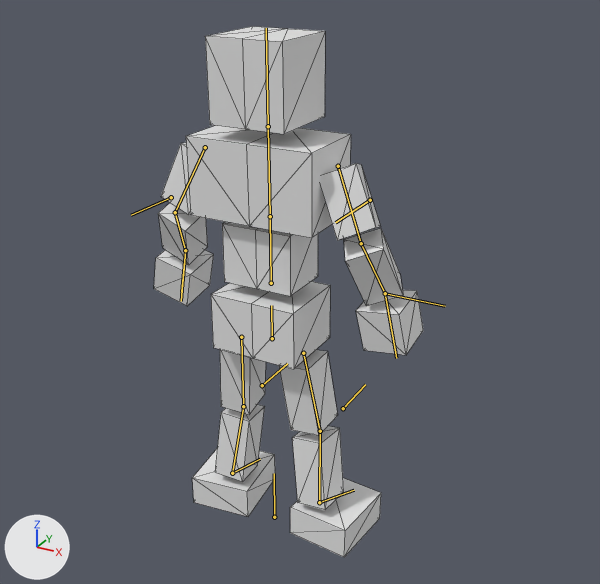
The glTF model BrowserGame/public/models/animateblend3.glb, before and after one commit.
Before and after are seen from a camera (50 mm lens) standing at (10.23, -17.06, 11.14) and looking at (0.51, 0.61, 2.31). The lights are fixed; the arrows at lower left show +X, +Y and +Z. Both versions are drawn at frame 12 of the action '05_feet.normal'; the numbers are the values there. The bones that bend it are drawn over the model as lines. Mesh edges are drawn as thin lines.

The first picture shows '立方体'.
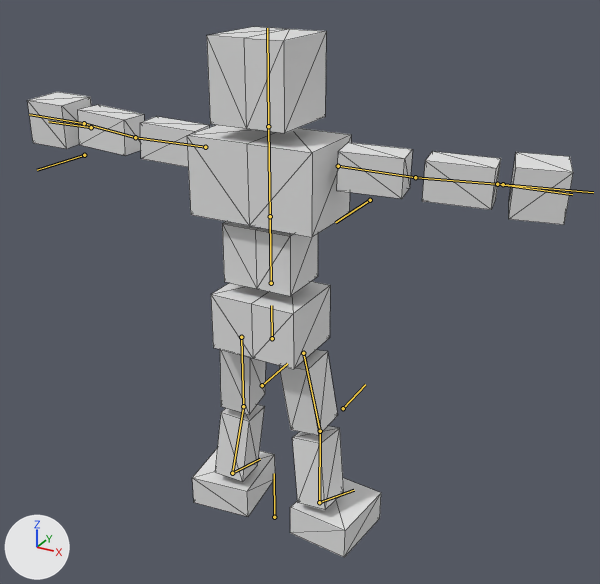
Location of each change, (x1, y1, x2, y2) in pixels of the pictures (600 x 584 px):
'立方体', posed (103% wider)
    before: (154, 26, 423, 557)
    after: (27, 27, 573, 557)
bone 'upper arm.R', root to tip
    before: (205, 147) to (175, 212)
    after: (205, 147) to (135, 137)
bone 'forearm.R', root to tip
    before: (175, 212) to (185, 250)
    after: (135, 137) to (84, 123)
bone 'hand.R', root to tip
    before: (185, 250) to (181, 301)
    after: (84, 123) to (29, 114)
bone 'upper arm.L', root to tip
    before: (338, 166) to (361, 243)
    after: (338, 166) to (415, 177)
bone 'forearm.L', root to tip
    before: (361, 243) to (385, 293)
    after: (415, 177) to (503, 184)
bone 'hand.L', root to tip
    before: (385, 293) to (396, 358)
    after: (503, 184) to (593, 192)

The change, as a diff of the scene's bpy script:
```diff
--- a/BrowserGame/public/models/animateblend3.glb.py
+++ b/BrowserGame/public/models/animateblend3.glb.py
@@ bone_upper_arm_r @@
 bone_upper_arm_r = bpy.data.objects['アーマチュア'].pose.bones['upper arm.R']  # child of 'chest'
-bone_upper_arm_r.rotation_quaternion = (0.825, 0.057, 0.122, 0.549)  # degrees (13, 8, 68)
+bone_upper_arm_r.rotation_quaternion = (0.996, 0.076, -0.007, -0.035)  # degrees (9, 0, -4)
@@ bone_forearm_r @@
 bone_forearm_r = bpy.data.objects['アーマチュア'].pose.bones['forearm.R']  # child of 'upper arm.R'
-bone_forearm_r.rotation_quaternion = (0.953, -0.302, 0.0, 0.006)  # degrees (-35, 0, 1)
+bone_forearm_r.rotation_quaternion = (0.998, -0.07, 0.0, 0.001)  # degrees (-8, 0, 0)
@@ bone_hand_r @@
 bone_hand_r = bpy.data.objects['アーマチュア'].pose.bones['hand.R']  # child of 'forearm.R'
-bone_hand_r.rotation_quaternion = (0.988, 0.144, -0.049, 0.03)  # degrees (16, -6, 3)
+bone_hand_r.rotation_quaternion = (1.0, 0.016, -0.016, 0.018)  # degrees (2, -2, 2)
@@ bone_upper_arm_l @@
 bone_upper_arm_l = bpy.data.objects['アーマチュア'].pose.bones['upper arm.L']  # child of 'chest'
-bone_upper_arm_l.rotation_quaternion = (0.824, -0.023, -0.258, -0.504)  # degrees (14, -27, -66)
+bone_upper_arm_l.rotation_quaternion = (0.996, -0.084, 0.014, -0.015)  # degrees (-10, 1, -2)
@@ bone_forearm_l @@
 bone_forearm_l = bpy.data.objects['アーマチュア'].pose.bones['forearm.L']  # child of 'upper arm.L'
-bone_forearm_l.rotation_quaternion = (0.946, -0.325, 0.0, -0.007)  # degrees (-38, 0, -1)
+bone_forearm_l.rotation_quaternion = (1.0, 0.0, 0.0, 0.0)  # degrees (0, 0, 0)
@@ bone_hand_l @@
 bone_hand_l = bpy.data.objects['アーマチュア'].pose.bones['hand.L']  # child of 'forearm.L'
-bone_hand_l.rotation_quaternion = (0.966, 0.14, 0.212, -0.053)  # degrees (16, 25, -3)
+bone_hand_l.rotation_quaternion = (0.999, -0.054, 0.002, -0.005)  # degrees (-6, 0, -1)
```
